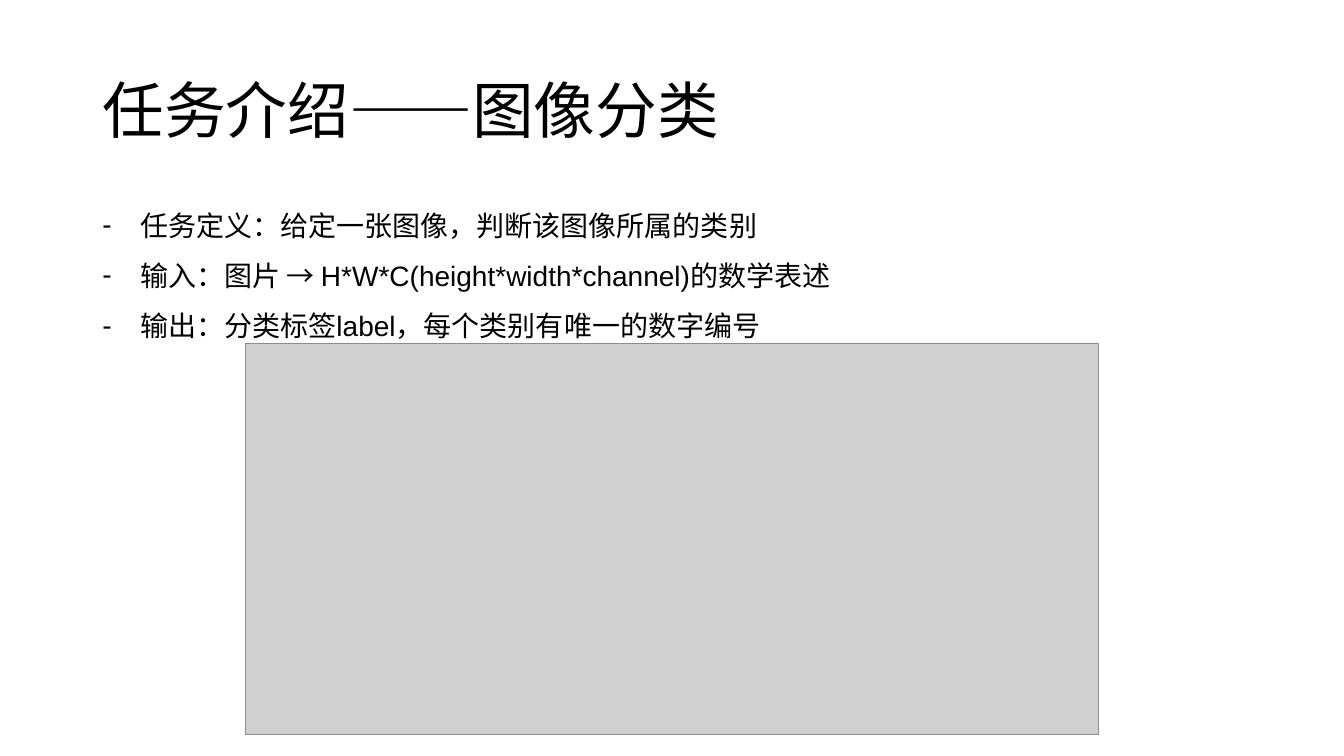
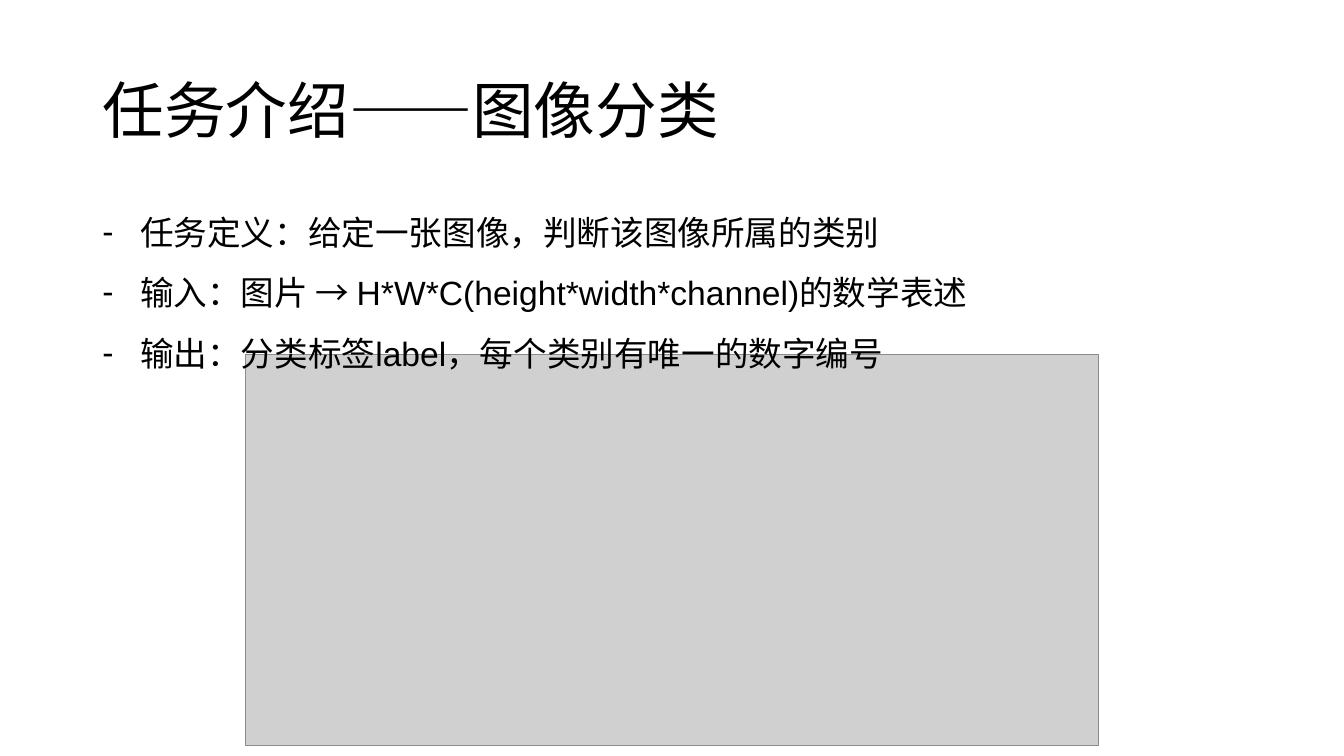
Before and after one commit to miniTsl/THUAI, a slide deck: slide 3 of 图像分类-孙一-房鋆.pptx. Drawn at 1344x756 pixels with LibreOffice and Linux fonts; fonts in the diff are those of the drawing; grey boxes stand for pictures. Boxes give left, top, right and bottom in pixels: in the first picture for what was removed or moved away, otherwise in the second. Text is boxed around its words. In the diff, an @@ line names an element or a change of style, - is before the commit and + after.

```diff
--- a/图像分类-孙一-房鋆.pptx
+++ b/图像分类-孙一-房鋆.pptx
@@ text "任务定义：给定⼀张图像，判断该图像所属的类别" at <box>140,216,968,375</box>: size 20 to 24 pt @@
@@ picture: place and size @@
-picture at <box>246,344,1099,734</box>
+picture at <box>246,355,1099,745</box>
```
Also in this commit, not shown: 3 other slides changed, 1 other file.
